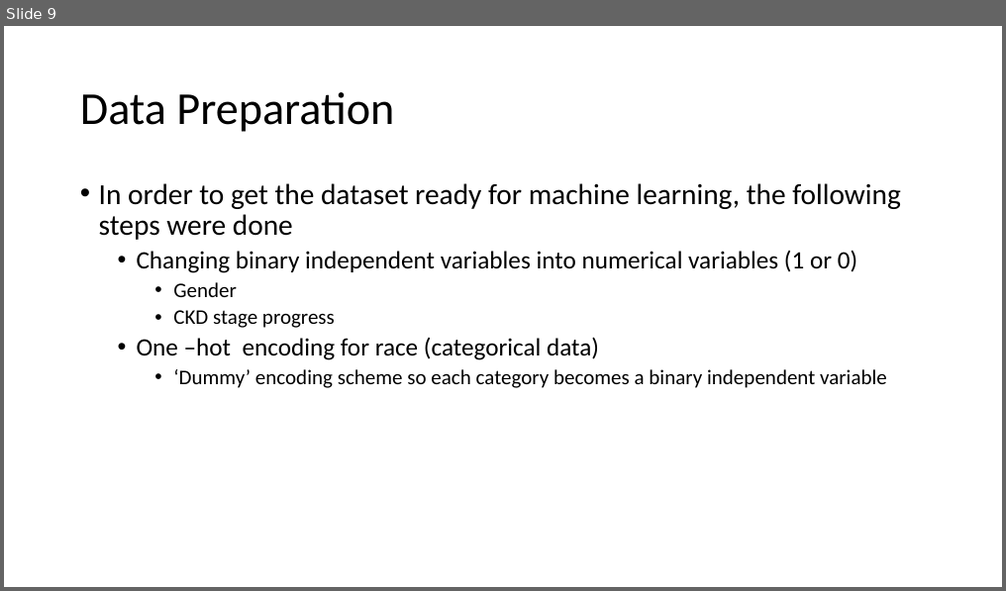
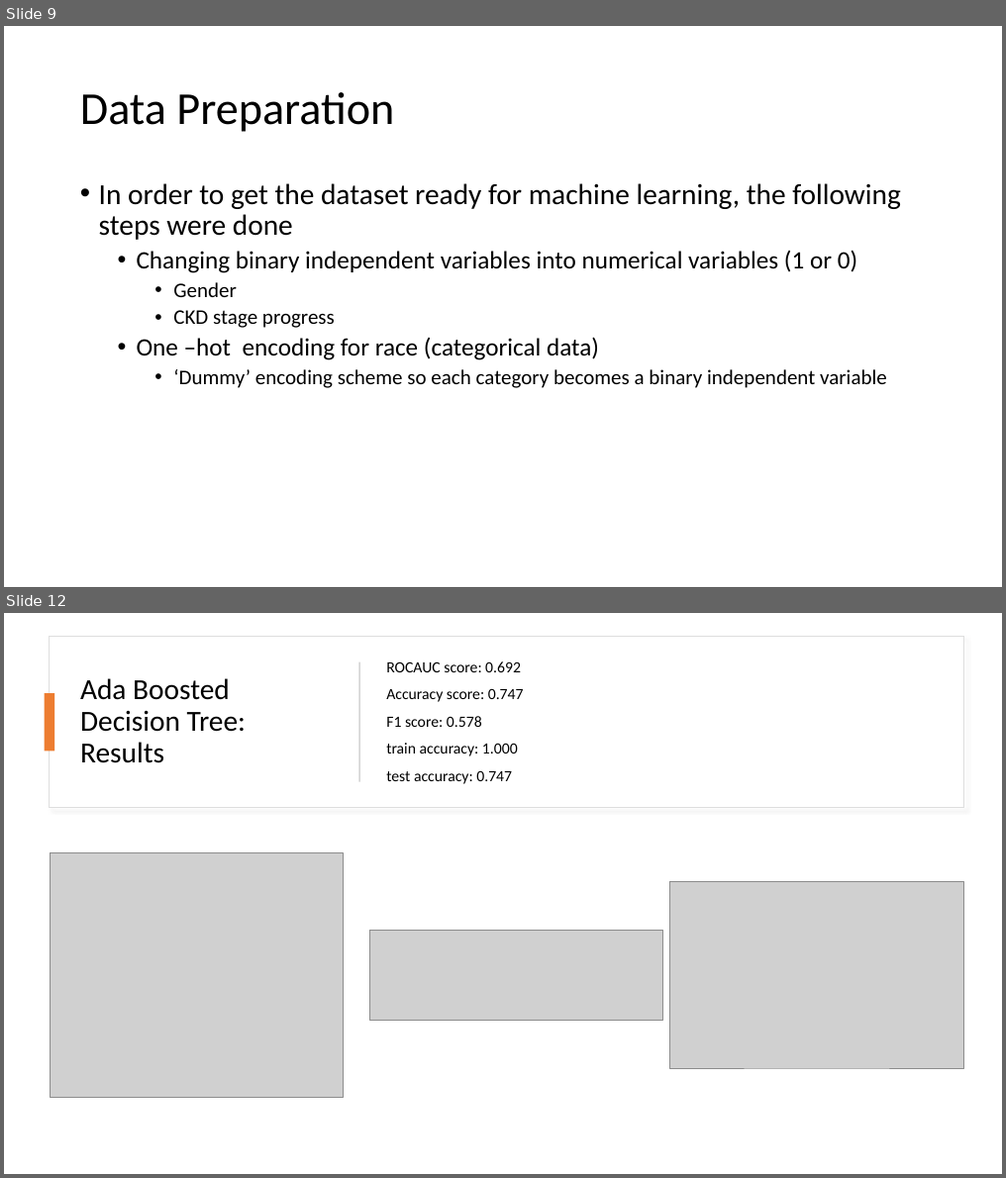
Before and after one commit to choikwun/ckd_assignment, a slide deck: ckd_presentation.pptx. Shown one above the other, each under a label of ours: slide 9 before the commit, slides 9 and 12 after it; the slides between them are not shown. The pictures are 1006x591 and 1006x1178 pixels, drawn with LibreOffice and Linux fonts; fonts in the diff are those of the drawing; grey boxes stand for pictures. Boxes give left, top, right and bottom in pixels: in the first picture for what was removed or moved away, otherwise in the second. Text is boxed around its words. In the diff, an @@ line names an element or a change of style, - is before the commit and + after.

```diff
--- a/ckd_presentation.pptx
+++ b/ckd_presentation.pptx
@@ slide 12 added at box(4, 613, 1002, 1174), background #FFFFFF @@
@@ rectangle added at box(50, 637, 963, 808), fill #FFFFFF, outline #DEDEDE 1 pt @@
@@ rectangle added at box(358, 663, 360, 782), fill #D5D5D5 @@
@@ text added at box(386, 662, 524, 784), 15 pt, text #000000 @@
+ROCAUC score: 0.692
+Accuracy score: 0.747
+F1 score: 0.578
+train accuracy: 1.000
+test accuracy: 0.747
@@ rectangle added at box(45, 693, 54, 751), fill #ED7D31 @@
@@ title added at box(80, 678, 246, 763), 28 pt, text #000000 @@
+Ada Boosted Decision Tree: Results
@@ picture added at box(50, 854, 344, 1097) @@
@@ picture added at box(670, 882, 963, 1069) @@
@@ picture added at box(369, 931, 662, 1021) @@
```
Also in this commit, not shown: 1 slide changed, 7 other slides added, 4 other files.
